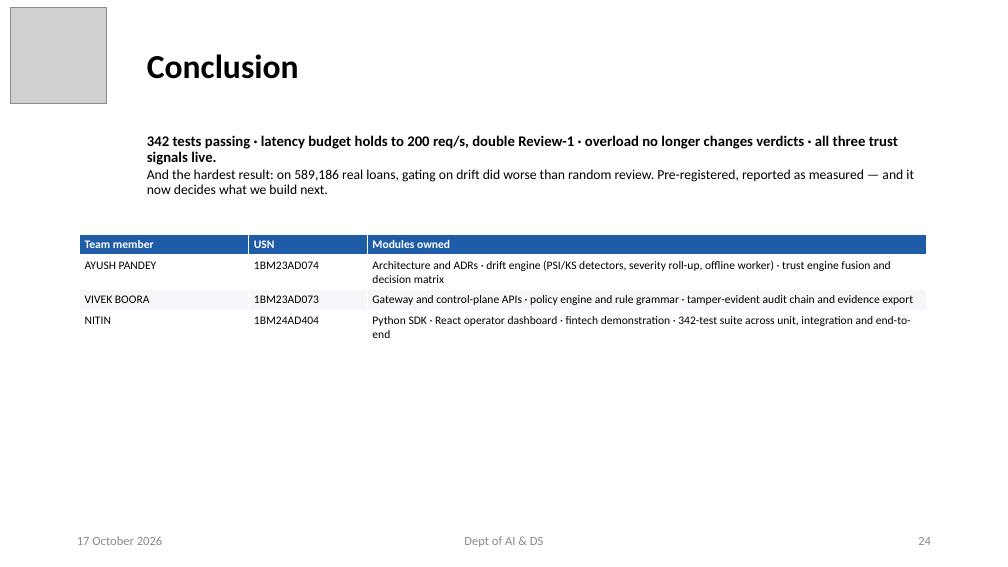
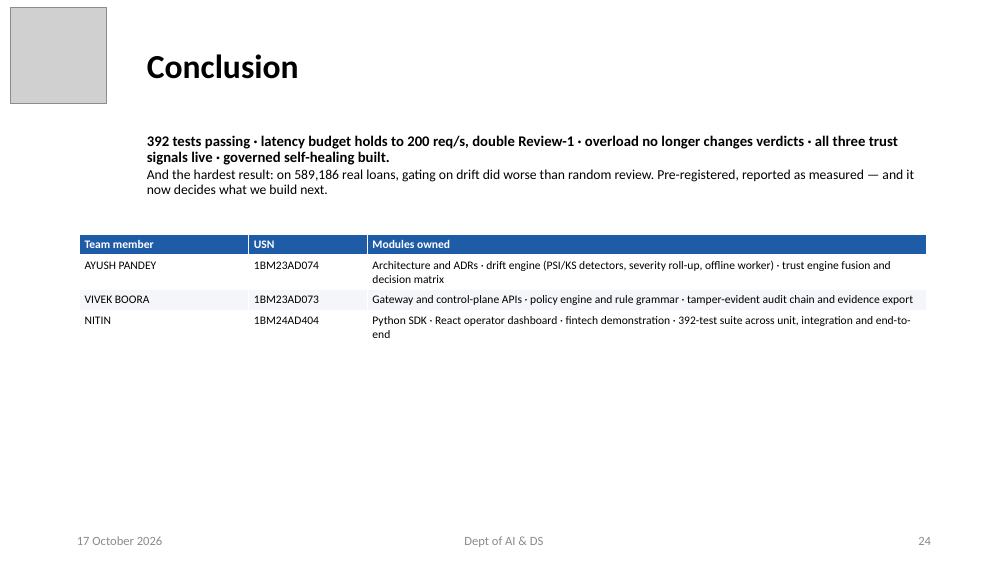
Before and after one commit to ayushpandey0201/custos, a slide deck: slide 24 of docs/presentations/Custos_Phase2_Review2.pptx. Drawn at 1008x567 pixels with LibreOffice and Linux fonts; fonts in the diff are those of the drawing; grey boxes stand for pictures. Boxes give left, top, right and bottom in pixels: in the first picture for what was removed or moved away, otherwise in the second. Text is boxed around its words. In the diff, an @@ line names an element or a change of style, - is before the commit and + after.

```diff
--- a/docs/presentations/Custos_Phase2_Review2.pptx
+++ b/docs/presentations/Custos_Phase2_Review2.pptx
@@ subtitle at [147,135,898,165]: text changed @@
-342 tests passing · latency budget holds to 200 req/s, double Review-1 · overload no longer changes verdicts · all three trust signals live.
+392 tests passing · latency budget holds to 200 req/s, double Review-1 · overload no longer changes verdicts · all three trust signals live · governed self-healing built.
@@ table at [79,234,926,342] @@
-row 4, column 3: Python SDK · React operator dashboard · fintech demonstration · 342-test suite across unit, integration and end-to-end
+row 4, column 3: Python SDK · React operator dashboard · fintech demonstration · 392-test suite across unit, integration and end-to-end
```
Also in this commit, not shown: 6 other slides changed, 8 other files.
